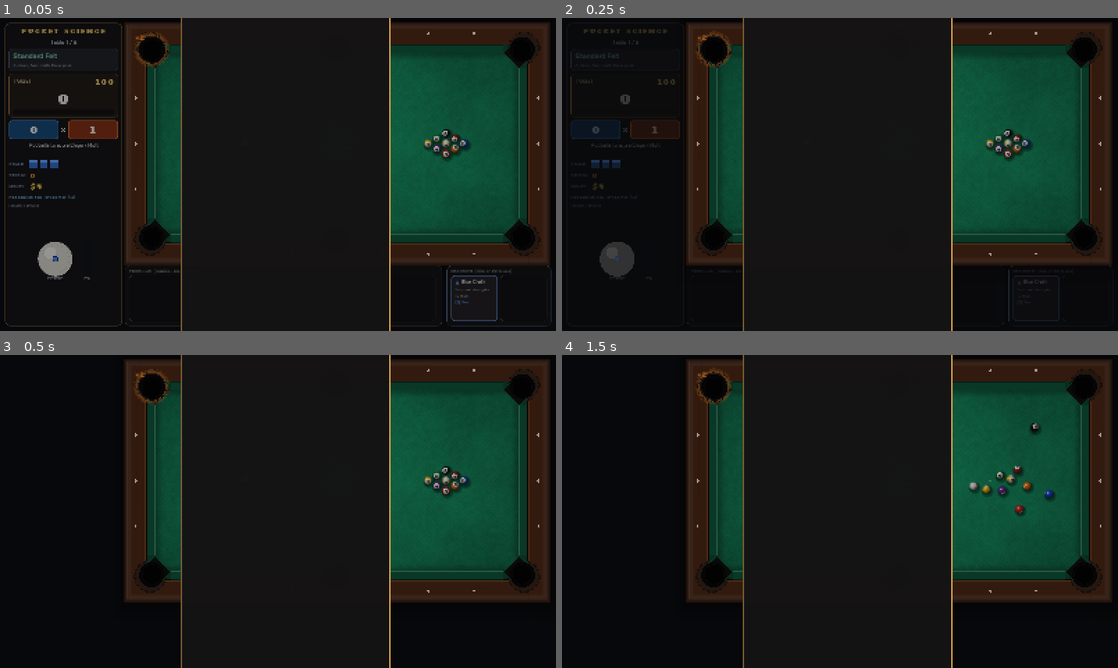
Above: before the commit, frames 1-4 (two rows, left to right).
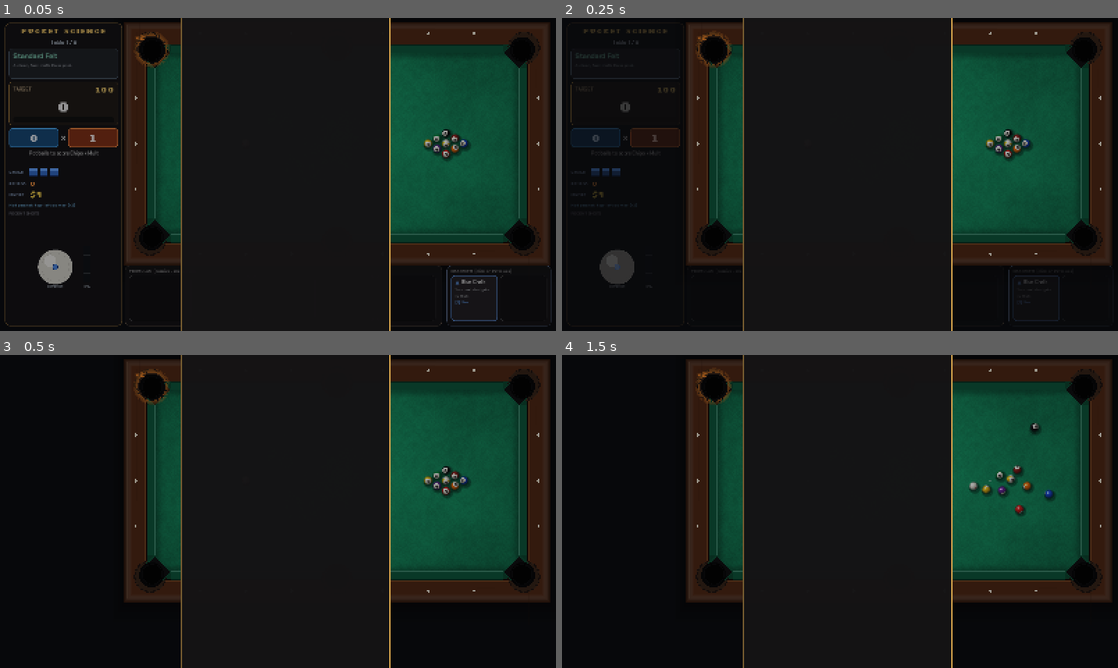
Above: after the commit, the same moments.

Repository: jordanbenjaminmitchell/pocket-science
Game: Godot game, scene res://main.tscn
Same seed, same stepped clock (60 frames per second), same inputs: the game is played once before the commit and once after it.
Inputs (mouse positions are in pixels of both pictures, inside the frame that each line leads up to):
- Up to frame 1 (0.05 s): no input
- Up to frame 2 (0.25 s): no input
- Up to frame 3 (0.5 s): no input
- Up to frame 4 (1.5 s): tap Enter at 0.5 s; move the mouse to (962, 495) at 0.52 s; hold Right 0.53-1.25 s; hold Shift 0.53-1.25 s; click (962, 495) at 0.67 s; tap Space at 0.77, 1.25 s; drag from (728, 527) to (812, 574) at 1.27 s

The runs differ from the first frame. In frame 1, 2.6% of the frame differs, in the area x 1-22%, y 16-87%; in frame 2, 1.0%; in frame 3, nothing differs; in frame 4, nothing differs.

Commit message:
Per-table bounties

Diff:
--- a/src/game/catalog.gd
+++ b/src/game/catalog.gd
@@ -100,6 +100,20 @@
 	"cold": {"name": "Cold Pockets", "desc": "There is no hot pocket."},
 }
 
+## Per-table side goals. Each table rolls one; completing it pays immediately.
+const BOUNTIES := {
+	"bank": {"name": "Sink a bank shot", "reward": 3},
+	"combo": {"name": "Pot a combination", "reward": 3},
+	"double": {"name": "Pot 2+ balls in one shot", "reward": 3},
+	"triple": {"name": "Pot 3+ balls in one shot", "reward": 5},
+	"kick": {"name": "Pot off a kick shot", "reward": 5},
+	"hot": {"name": "Pot into the hot pocket", "reward": 2},
+	"streak4": {"name": "Reach a streak of 4", "reward": 4},
+	"big": {"name": "Score 150+ in one shot", "reward": 4},
+	"side": {"name": "Pot into a side pocket", "reward": 2},
+	"eight": {"name": "Pot the 8-ball", "reward": 3},
+}
+
 const TABLES := [
 	{"target": 100, "rack": "nine"},
 	{"target": 220, "rack": "nine"},
--- a/src/game/run_state.gd
+++ b/src/game/run_state.gd
@@ -30,6 +30,8 @@
 var hot_pocket := 0
 var racks_cleared := 0
 var bluechalk := false
+var bounty := ""
+var bounty_done := false
 var forecast := false
 
 # Run stats
@@ -104,6 +106,9 @@
 	forecast = false
 	chalk = max_chalk()
 	roll_hot_pocket(-1)
+	var keys := Catalog.BOUNTIES.keys()
+	bounty = keys[rng.randi_range(0, keys.size() - 1)]
+	bounty_done = false
 
 
 func max_chalk() -> int:
@@ -112,6 +117,32 @@
 	if current().anomaly == "dry":
 		c -= 1
 	return maxi(c, 1)
+
+
+func bounty_met(res: Dictionary, hot: int) -> bool:
+	var labels: Array = res.lines.map(func(l): return l.label)
+	match bounty:
+		"bank":
+			return labels.any(func(l): return l.begins_with("Bank"))
+		"combo":
+			return labels.has("Combination")
+		"double":
+			return res.potted.size() >= 2
+		"triple":
+			return res.potted.size() >= 3
+		"kick":
+			return labels.has("Kick shot")
+		"hot":
+			return labels.has("Hot pocket")
+		"streak4":
+			return streak + 1 >= 4
+		"big":
+			return res.total >= 150
+		"side":
+			return res.lines.any(func(l): return l.pocket == 1 or l.pocket == 4)
+		"eight":
+			return res.potted.has(8)
+	return false
 
 
 func roll_hot_pocket(avoid: int) -> void:
@@ -295,6 +326,11 @@
 	shots_taken += 1
 	var out := {"cleared": false, "over": false, "rack_cleared": false, "ball_in_hand": not cue_on_table, "chalk_lost": false}
 	if res.scored:
+		var hot_before := hot_pocket
+		if not bounty_done and bounty_met(res, hot_before):
+			bounty_done = true
+			money += int(Catalog.BOUNTIES[bounty].reward)
+			out["bounty"] = bounty
 		score += res.total
 		streak += 1
 		best_streak = maxi(best_streak, streak)
--- a/src/main.gd
+++ b/src/main.gd
@@ -87,6 +87,7 @@
 var flags_label: Label
 var log_label: Label
 var left_panel: Control
+var lbl_bounty: Label
 var bottom_bar: Control
 var shot_log: Array[String] = []
 
@@ -635,6 +636,10 @@
 	is_break = false
 	var out := run.apply_shot(result, was_break, sim.object_balls_left(), sim.alive[_cue_index()] == 1)
 	_log_shot(was_break, out)
+	if out.has("bounty"):
+		sfx.play("coin", 1.0, 1.1)
+		_flash_banner("BOUNTY!  +$%d" % Catalog.BOUNTIES[out.bounty].reward, Color(1.0, 0.85, 0.35), 1.3)
+		view.burst(Vector2(TableLayout.W * 0.5, TableLayout.H * 0.5), Color(1.0, 0.85, 0.35), 40, 300)
 	for n in result.shattered:
 		view.popup(Vector2(TableLayout.W * 0.5, TableLayout.H * 0.6), "Glass %d-ball shattered!" % n, Color(0.7, 0.85, 1.0), 20, 1.5)
 		view.refresh_glows(sim, run.isotopes)
@@ -937,6 +942,8 @@
 	lbl_rule.autowrap_mode = TextServer.AUTOWRAP_WORD_SMART
 	lbl_rule.custom_minimum_size = Vector2(290, 0)
 	labv.add_child(lbl_rule)
+	lbl_bounty = _label("", 14, Color(1.0, 0.85, 0.35))
+	labv.add_child(lbl_bounty)
 	lbl_boss = _label("", 14, Color(1.0, 0.45, 0.4))
 	lbl_boss.autowrap_mode = TextServer.AUTOWRAP_WORD_SMART
 	lbl_boss.custom_minimum_size = Vector2(290, 0)
@@ -1146,6 +1153,10 @@
 	else:
 		lbl_boss.visible = false
 	lbl_target.text = str(run.target())
+	if run.bounty != "":
+		var bt: Dictionary = Catalog.BOUNTIES[run.bounty]
+		lbl_bounty.text = ("✔ " if run.bounty_done else "★ ") + "Bounty: %s  +$%d" % [bt.name, bt.reward]
+		lbl_bounty.add_theme_color_override("font_color", Color(0.5, 1.0, 0.6) if run.bounty_done else Color(1.0, 0.85, 0.35))
 	chalk_pips.set_count(run.chalk, run.max_chalk())
 	var per := 2.0 if run.formulas.has("streak") else 1.0
 	lbl_streak.text = "%d  (+%s Mult)" % [run.streak, _fmt(run.streak * per)] if run.streak > 0 else "0"
--- a/tests/test_rules.gd
+++ b/tests/test_rules.gd
@@ -48,13 +48,24 @@
 	check(run.chalk == 4 and not o.chalk_lost, "dry break is free")
 	o = run.apply_shot(miss, false, 9, true)
 	check(run.chalk == 3 and o.chalk_lost, "miss costs chalk")
-	var hit := {"scored": true, "foul": "", "total": 30, "money": 1, "catalyst_gain": 0.0, "potted": [1], "shattered": []}
+	var hit := {"scored": true, "foul": "", "total": 30, "money": 1, "catalyst_gain": 0.0, "potted": [1], "shattered": [], "lines": []}
 	o = run.apply_shot(hit, false, 0, true)
 	check(o.rack_cleared and run.chalk == 4 and run.streak == 1, "clearing the rack refunds chalk")
 	run.score = run.target() - 1
 	o = run.apply_shot(hit, false, 5, true)
 	check(o.cleared, "reaching the target clears the table")
 
+	print("bounty")
+	var b := RunState.new()
+	b.start(3)
+	b.begin_table()
+	b.bounty = "double"
+	var m0 := b.money
+	var two := {"scored": true, "foul": "", "total": 40, "money": 0, "catalyst_gain": 0.0, "potted": [1, 2], "shattered": [], "lines": []}
+	var ob := b.apply_shot(two, false, 5, true)
+	check(ob.has("bounty") and b.money == m0 + 3 and b.bounty_done, "bounty pays once")
+	ob = b.apply_shot(two, false, 3, true)
+	check(not ob.has("bounty") and b.money == m0 + 3, "bounty does not repeat")
 	print("persistence")
 	run.formulas.assign(["golden", "bank"])
 	run.isotopes[7] = "neon"
